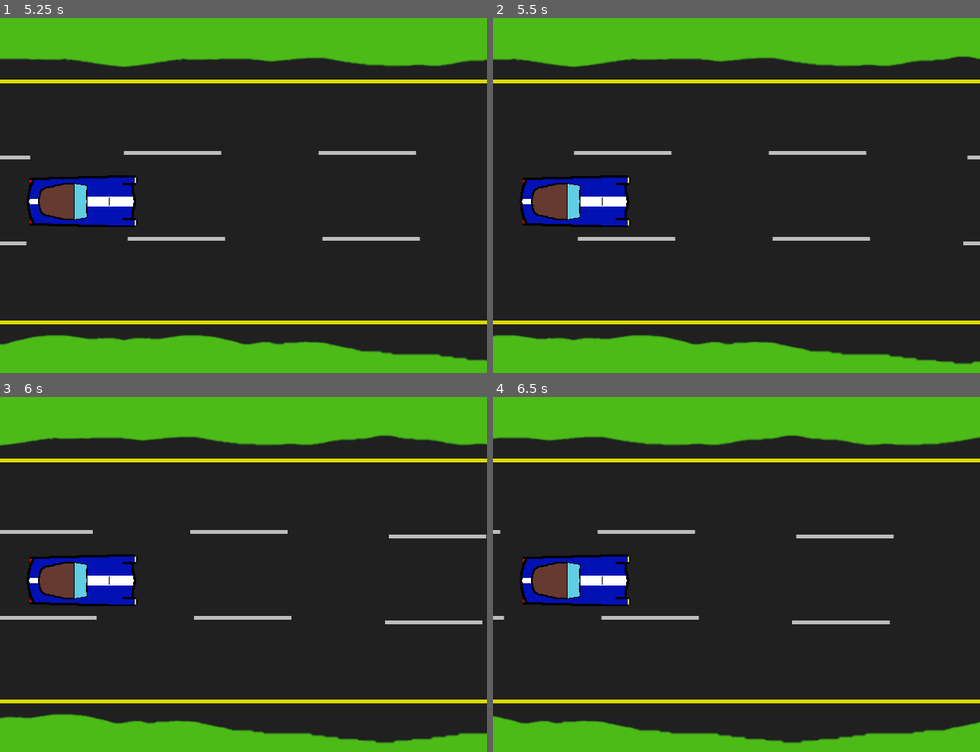
Above: before the commit, frames 1-4 (two rows, left to right).
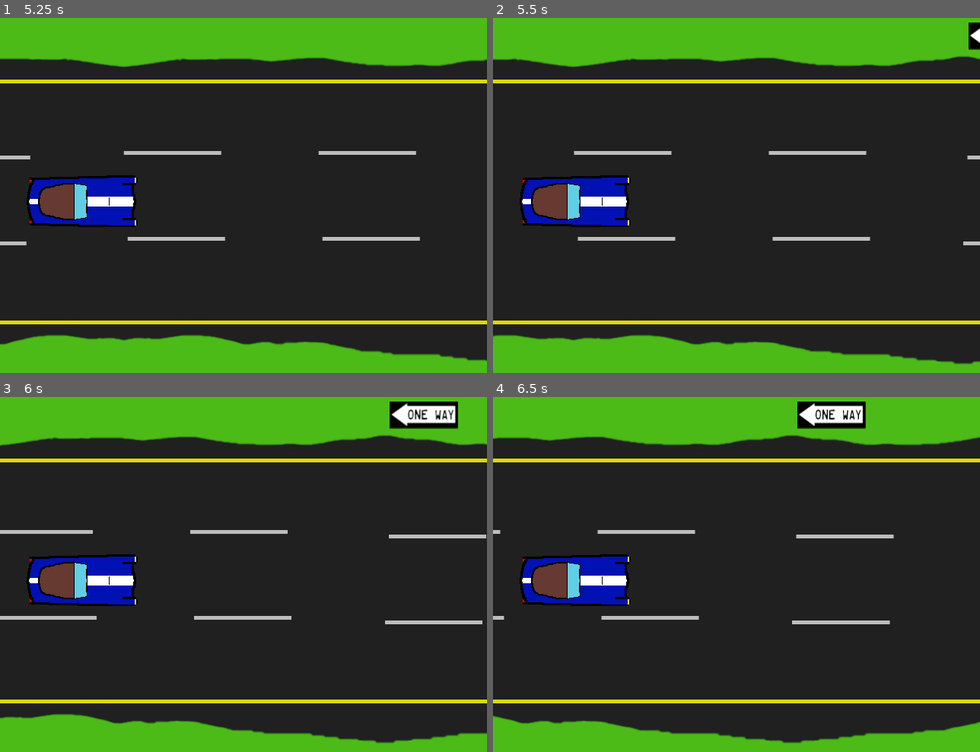
Above: after the commit, the same moments.

Repository: swashdev/minigame-madness
Game: Godot game, scene res://mini/dodge/scenes/dodge.tscn
The game is run twice, just before and just after one commit, with the same random seed, the same clock (stepped at 60 frames per second) and the same inputs. This scene is started directly instead of the project's main scene.
Inputs (mouse positions are in pixels of both pictures, inside the frame that each line leads up to):
- Up to frame 1 (5.25 s): move the mouse to (350, 181) at 0.52 s; hold Space (action) 0.53-1.28 s; hold Right (move_right) 0.53-2.03 s; tap Up (move_up) at 0.77, 1.52, 3.02, 3.77, 4.52 s; move the mouse to (146, 216) at 1.27 s; tap A (secret_a) at 1.35, 3.6 s; move the mouse to (292, 120) at 2.02 s; hold Left (move_left) 2.03-2.78 s; tap B (secret_b) at 2.1, 4.35 s; move the mouse to (219, 273) at 2.77 s; hold Right (move_right) 2.78-4.28 s; tap Space (action) at 2.85 s; move the mouse to (389, 255) at 3.52 s; move the mouse to (97, 145) at 4.27 s; hold Left (move_left) 4.28-5.03 s; move the mouse to (267, 199) at 5.02 s; hold Right (move_right) from 5.03 s (still down); hold Space (action) from 5.03 s (still down)
- Up to frame 2 (5.5 s): keep holding Right (move_right); keep holding Space (action)
- Up to frame 3 (6 s): move the mouse to (170, 485) at 5.77 s; release Right (move_right) at 5.78 s; release Space (action) at 5.78 s; hold Left (move_left) from 5.78 s (still down); tap A (secret_a) at 5.85 s
- Up to frame 4 (6.5 s): keep holding Left (move_left); tap Up (move_up) at 6.02 s

Frame 1 is identical in both runs. In frame 2, 0.2% of the frame differs, in the area x 97-100%, y 1-9%; in frame 3, 1.1%, in the area x 80-95%, y 1-9%; in frame 4, 1.1%.

Commit message:
[DODGE] Add a sign to the background.

Diff:
--- a/mini/dodge/scenes/dodge.tscn
+++ b/mini/dodge/scenes/dodge.tscn
@@ -8,6 +8,7 @@
 [ext_resource path="res://mini/dodge/images/background/white-lines.png" type="Texture" id=6]
 [ext_resource path="res://mini/dodge/scenes/characters/evil_train.tscn" type="PackedScene" id=7]
 [ext_resource path="res://mini/dodge/scenes/characters/evil_pizza_guy.tscn" type="PackedScene" id=8]
+[ext_resource path="res://mini/dodge/images/background/sign.png" type="Texture" id=9]
 
 [node name="Dodge" type="Node2D"]
 script = ExtResource( 1 )
@@ -33,6 +34,13 @@
 region_enabled = true
 region_rect = Rect2( 0, 0, 1024, 128 )
 
+[node name="ParallaxLayer2" type="ParallaxLayer" parent="ParallaxBackground"]
+motion_scale = Vector2( 0.75, 0.75 )
+
+[node name="Sign" type="Sprite" parent="ParallaxBackground/ParallaxLayer2"]
+position = Vector2( 1587.45, -215.458 )
+texture = ExtResource( 9 )
+
 [node name="Train" parent="." instance=ExtResource( 4 )]
 position = Vector2( 100, 242 )
 
Binary file added: mini/dodge/images/background/sign.png
Not shown, added: mini/dodge/images/background/sign.png.import
Not shown: 1 places in mini/dodge/scenes/dodge.tscn that only renumber resources
Not shown, changed: CHANGELOG.md
